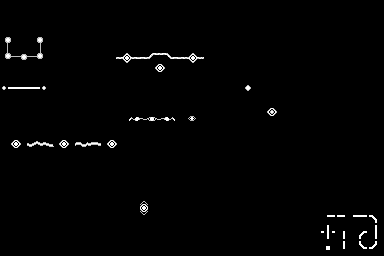
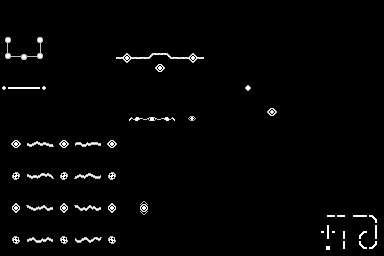
Layer changes from the first 384 x 256 image to the second:
painted on "Layer 3" over [12, 172, 116, 244]
